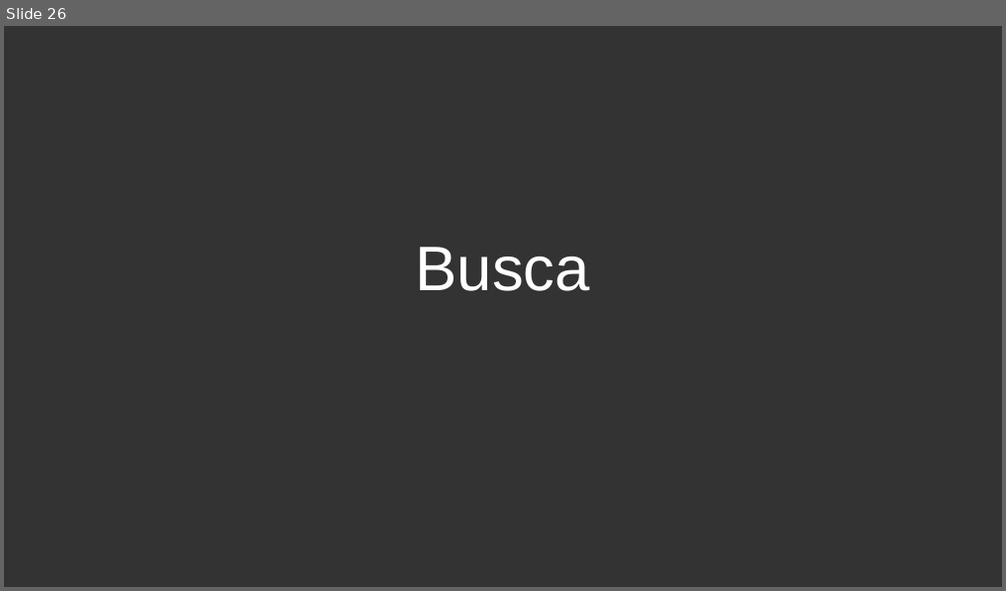
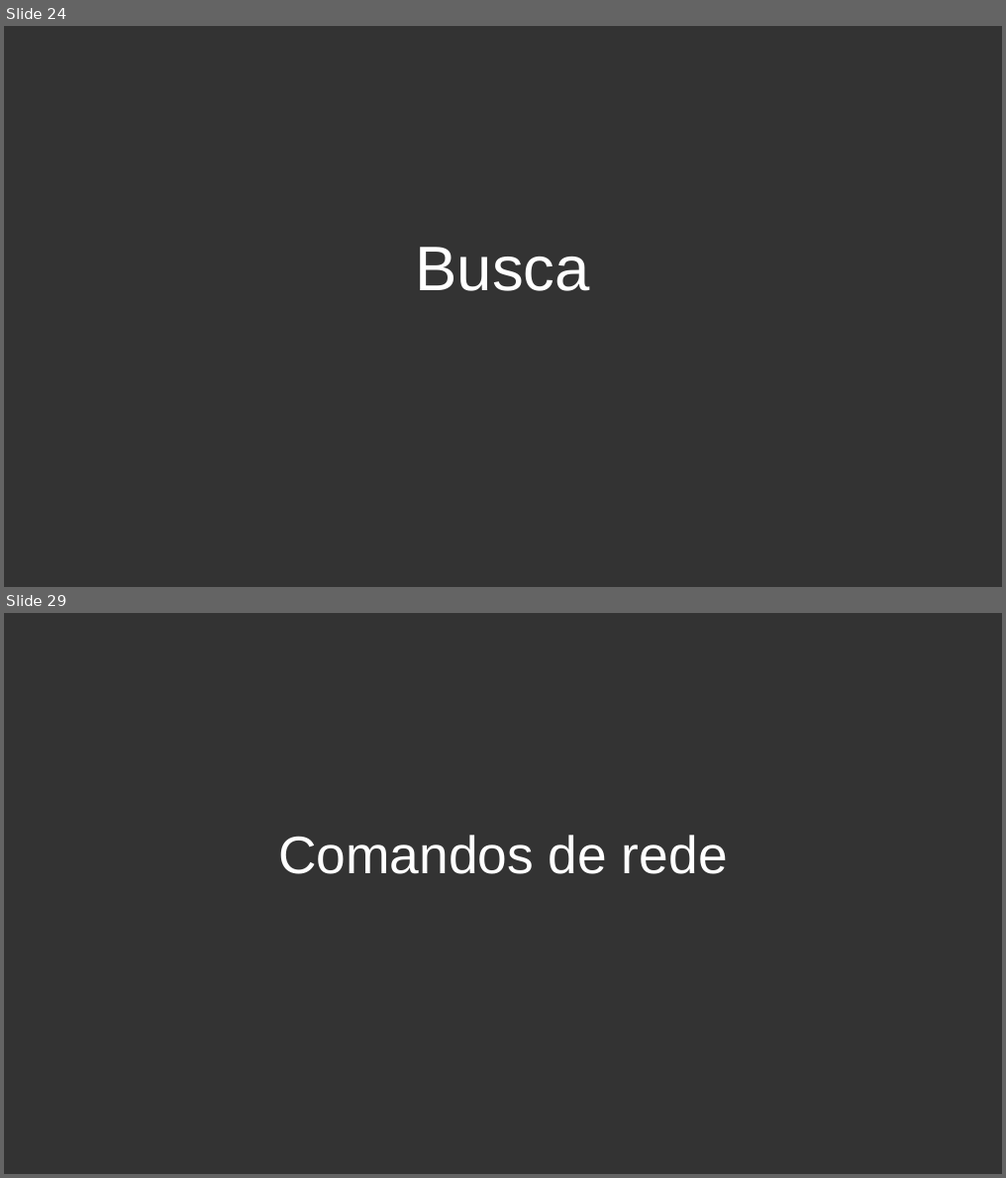
Before and after one commit to petecoutfpr/curso-linux-peteco, a slide deck: 2018-1/linux basico aula 5.odp. Shown one above the other, each under a label of ours: slide 26 before the commit, slides 24 and 29 after it; the slides between them are not shown. The pictures are 1006x591 and 1006x1178 pixels, drawn with LibreOffice and Linux fonts; fonts in the diff are those of the drawing; background and template pictures are left out. Boxes give left, top, right and bottom in pixels: in the first picture for what was removed or moved away, otherwise in the second. Text is boxed around its words. In the diff, an @@ line names an element or a change of style, - is before the commit and + after.

```diff
--- a/2018-1/linux basico aula 5.odp
+++ b/2018-1/linux basico aula 5.odp
@@ slide 29 added at box(4, 613, 1002, 1174), background #333333 @@
@@ subtitle added at box(278, 835, 728, 874), 42 pt, text #FFFFFF @@
+Comandos de rede
@@ what was slide 26 is now slide 24 @@
```
Also in this commit, not shown: 1 slide changed, 8 other slides added, 4 slides removed.
